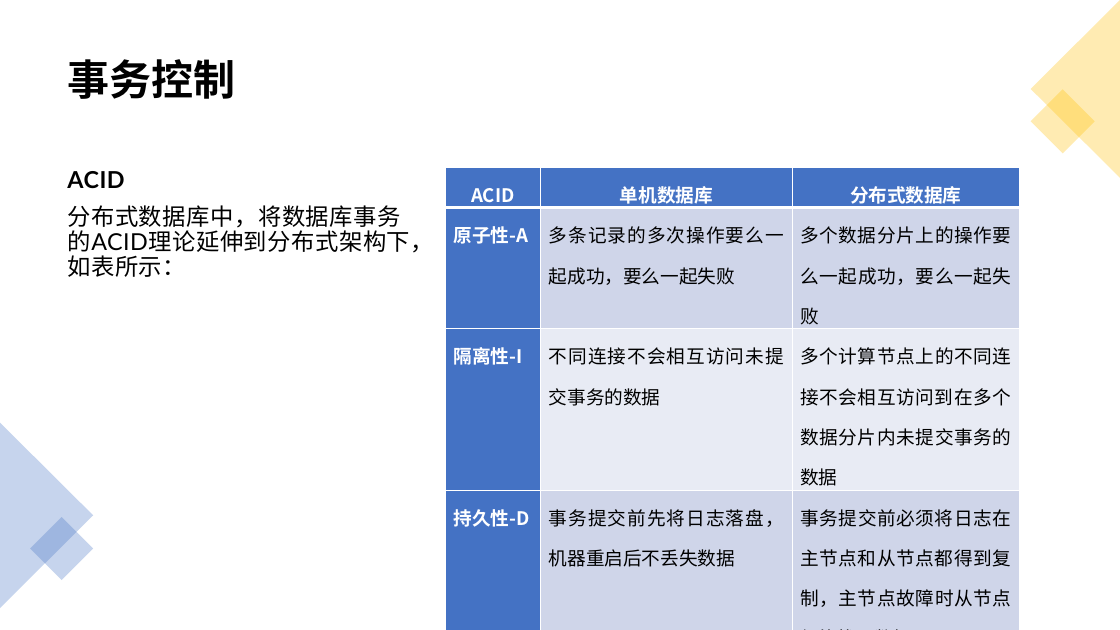
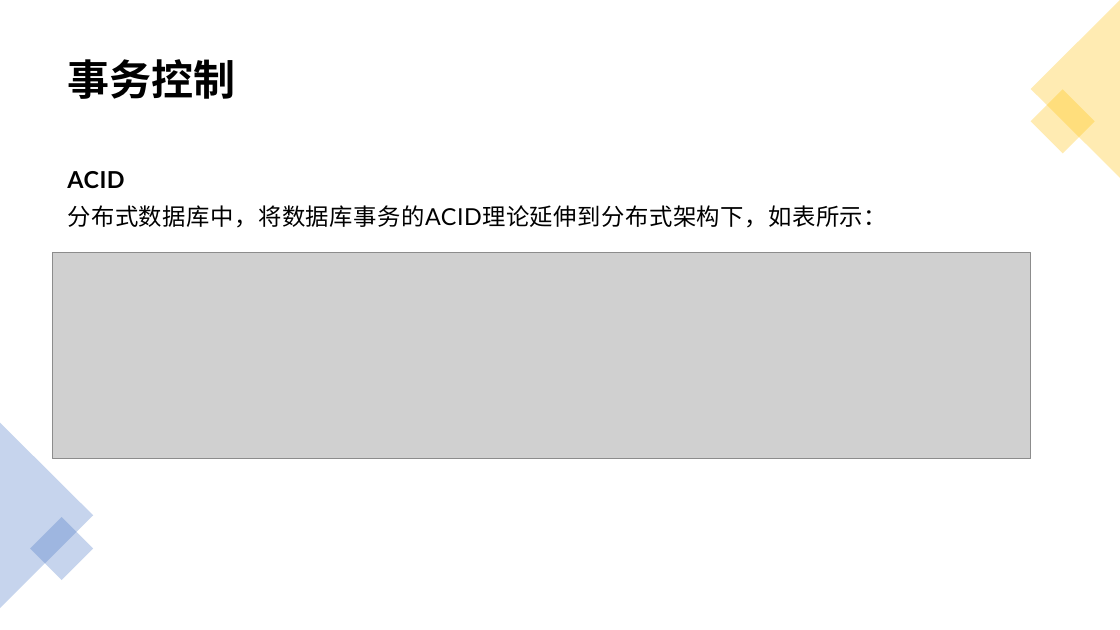
Before and after one commit to yedushusheng/mysql-learning, a slide deck: slide 9 of 28. OLTP/GoldenDB分布式数据库.pptx. Drawn at 1120x630 pixels with LibreOffice and Linux fonts; fonts in the diff are those of the drawing; grey boxes stand for pictures. Boxes give left, top, right and bottom in pixels: in the first picture for what was removed or moved away, otherwise in the second. Text is boxed around its words. In the diff, an @@ line names an element or a change of style, - is before the commit and + after.

```diff
--- a/28. OLTP/GoldenDB分布式数据库.pptx
+++ b/28. OLTP/GoldenDB分布式数据库.pptx
@@ text "ACID" rewrapped from box(67, 171, 434, 277) to box(67, 171, 887, 228) @@
@@ table removed at box(445, 167, 1020, 611), 4 rows, 3 columns @@
-ACID | 单机数据库 | 分布式数据库
-原子性-A | 多条记录的多次操作要么一起成功，要么一起失败 | 多个数据分片上的操作要么一起成功，要么一起失败
-隔离性-I | 不同连接不会相互访问未提交事务的数据 | 多个计算节点上的不同连接不会相互访问到在多个数据分片内未提交事务的数据
-持久性-D | 事务提交前先将日志落盘，机器重启后不丢失数据 | 事务提交前必须将日志在主节点和从节点都得到复制，主节点故障时从节点仍能找回数据
@@ picture added at box(52, 252, 1031, 459) @@
```
Also in this commit, not shown: 8 other slides changed, 4 slides added.
